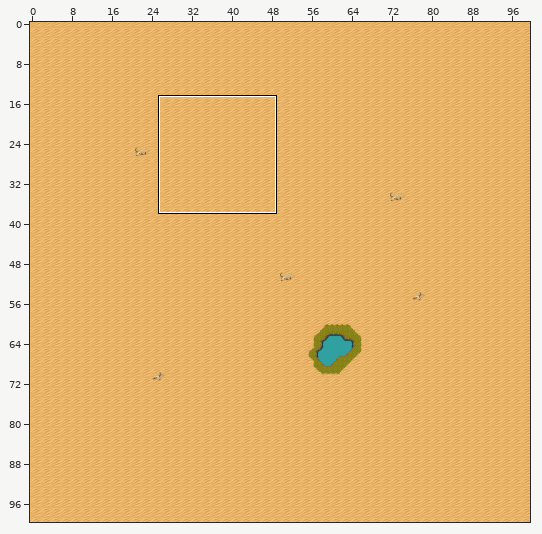
An edit to a level. Tiled map, assets/maps/Desert.tmx. The first picture is a wide view before the edit; the outline marks the close-up.
Close-up. Before the commit:
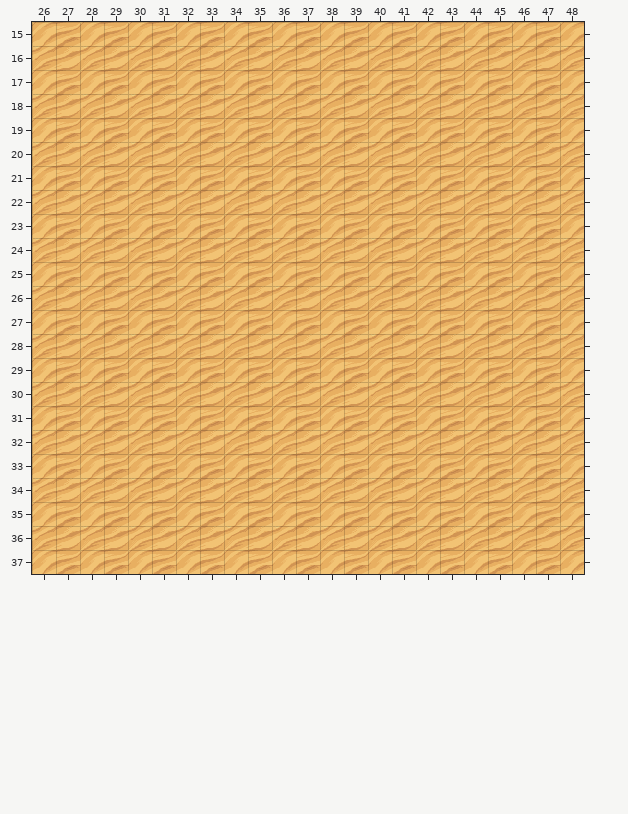
Cells are 24x24 px. Shown: x 26..48, y 15..37. The commit also changed other parts of the map, which this record leaves out.
Now the later version:
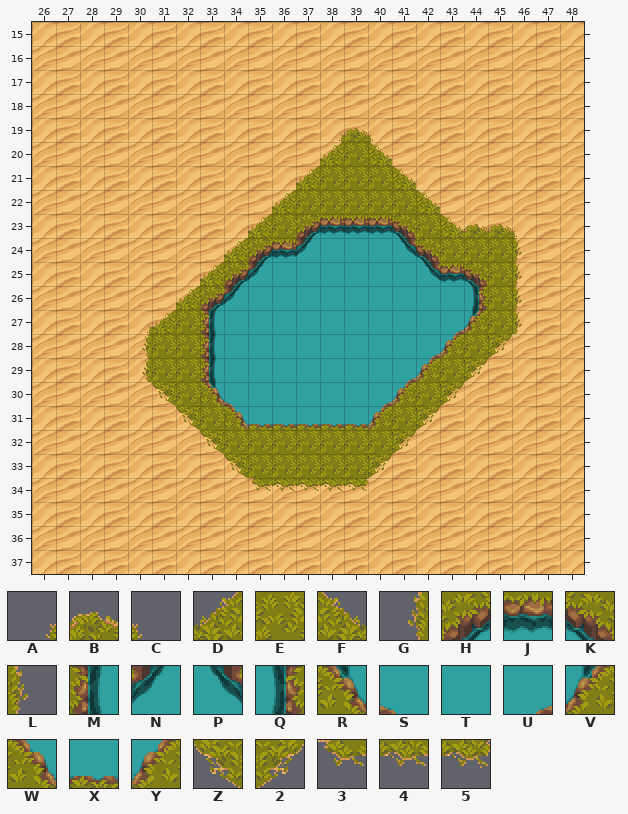
Key: from "Desert Tileset": A 353, B 354, C 355, D 369, E 370, F 371, G 384, H 385, J 386, K 387, L 388, M 400, N 401, P 403, Q 404, R 416, S 417, T 418, U 419, V 420, W 433, X 434, Y 435, Z 449, 2 451, 3 466, 4 467, 5 468.
_ is an empty cell.
Changes in this commit:
Changed rows in their new state; . is an unchanged cell.
Layer "Collision":
first column x 30:
19 ........ABC......
20 ........DEF......
21 .......DEEEF.....
22 ......DEEEEEF....
23 .....DEHJJJKEFBBC
24 ....DHJNTTTPKEEEL
25 ...DHNTTTTTTPJKEL
26 ..DHNTTTTTTTTTQEL
27 ADEMTTTTTTTTTUVEL
28 GEEMTTTTTTTTUYE2.
29 GEEMTTTTTTTUYE2..
30 .ZERSTTTTTUYE2...
31 ..ZEWXXXXXYE2....
32 ...ZEEEEEEE2.....
33 ....ZEEEEE2......
34 .....34445.......
Changed places in both close-ups, as pixel boxes (x1, y1, x2, y2):
added: (142, 128, 522, 492)
